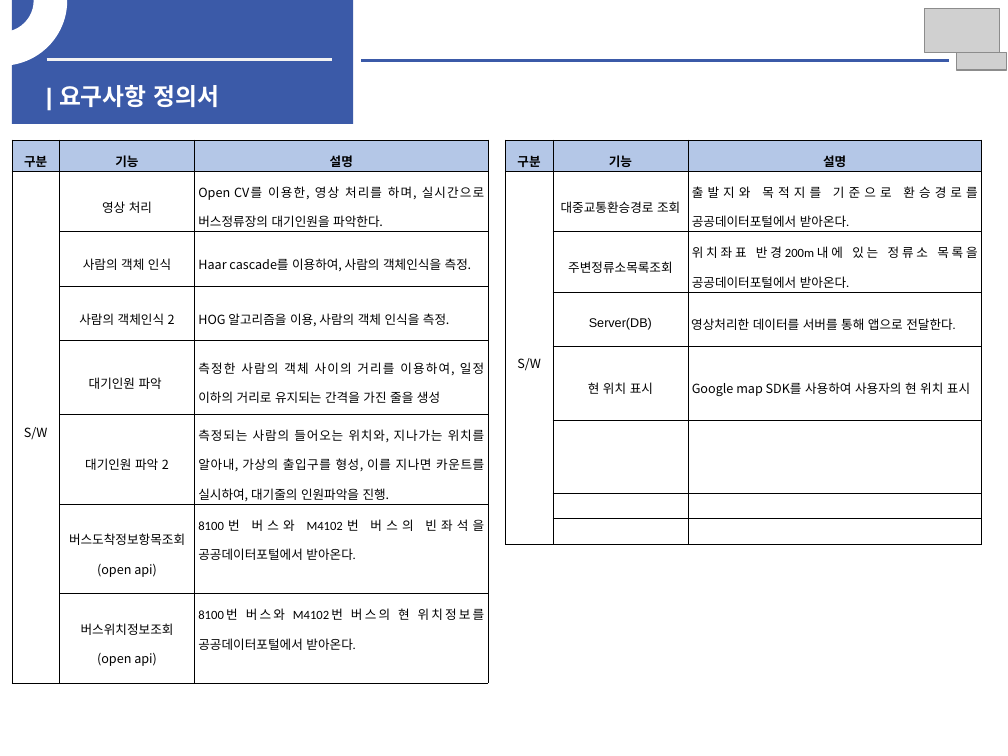
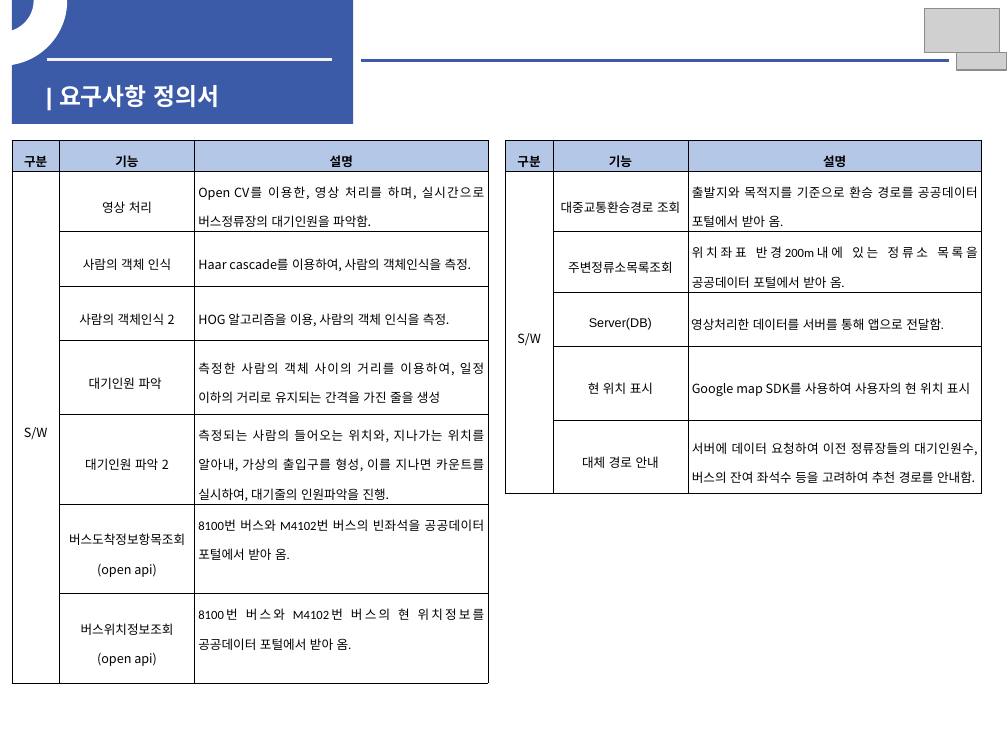
Before and after one commit to woojin1027/THE-FACO, a slide deck: slide 8 of 중간보고서/중간보고서.pptx. Drawn at 1008x756 pixels with LibreOffice and Linux fonts; fonts in the diff are those of the drawing; grey boxes stand for pictures. Boxes give left, top, right and bottom in pixels: in the first picture for what was removed or moved away, otherwise in the second. Text is boxed around its words. In the diff, an @@ line names an element or a change of style, - is before the commit and + after.

Commit message:
update

```diff
--- a/중간보고서/중간보고서.pptx
+++ b/중간보고서/중간보고서.pptx
@@ table at (12,140,488,670) @@
-row 2, column 3: Open CV를 이용한, 영상 처리를 하며, 실시간으로 버스정류장의 대기인원을 파악한다.
+row 2, column 3: Open CV를 이용한, 영상 처리를 하며, 실시간으로 버스정류장의 대기인원을 파악함.
-row 7, column 3: 8100번 버스와 M4102번 버스의 빈좌석을 공공데이터포털에서 받아온다.
+row 7, column 3: 8100번 버스와 M4102번 버스의 빈좌석을 공공데이터 포털에서 받아 옴.
-row 8, column 3: 8100번 버스와 M4102번 버스의 현 위치정보를 공공데이터포털에서 받아온다.
+row 8, column 3: 8100번 버스와 M4102번 버스의 현 위치정보를 공공데이터 포털에서 받아 옴.
@@ table at (505,140,981,487) @@
-row 2, column 3: 출발지와 목적지를 기준으로 환승경로를 공공데이터포털에서 받아온다.
+row 2, column 3: 출발지와 목적지를 기준으로 환승 경로를 공공데이터 포털에서 받아 옴.
-row 3, column 3: 위치좌표 반경200m내에 있는 정류소 목록을 공공데이터포털에서 받아온다.
+row 3, column 3: 위치좌표 반경200m내에 있는 정류소 목록을 공공데이터 포털에서 받아 옴.
-row 4, column 3: 영상처리한 데이터를 서버를 통해 앱으로 전달한다.
+row 4, column 3: 영상처리한 데이터를 서버를 통해 앱으로 전달함.
-row 6:  |  | 
-row 7:  |  | 
-row 8:  |  | 
+row 6:  | 대체 경로 안내 | 서버에 데이터 요청하여 이전 정류장들의 대기인원수, 버스의 잔여 좌석수 등을 고려하여 추천 경로를 안내함.
```
Also in this commit, not shown: 6 other slides changed, 2 slides added.
